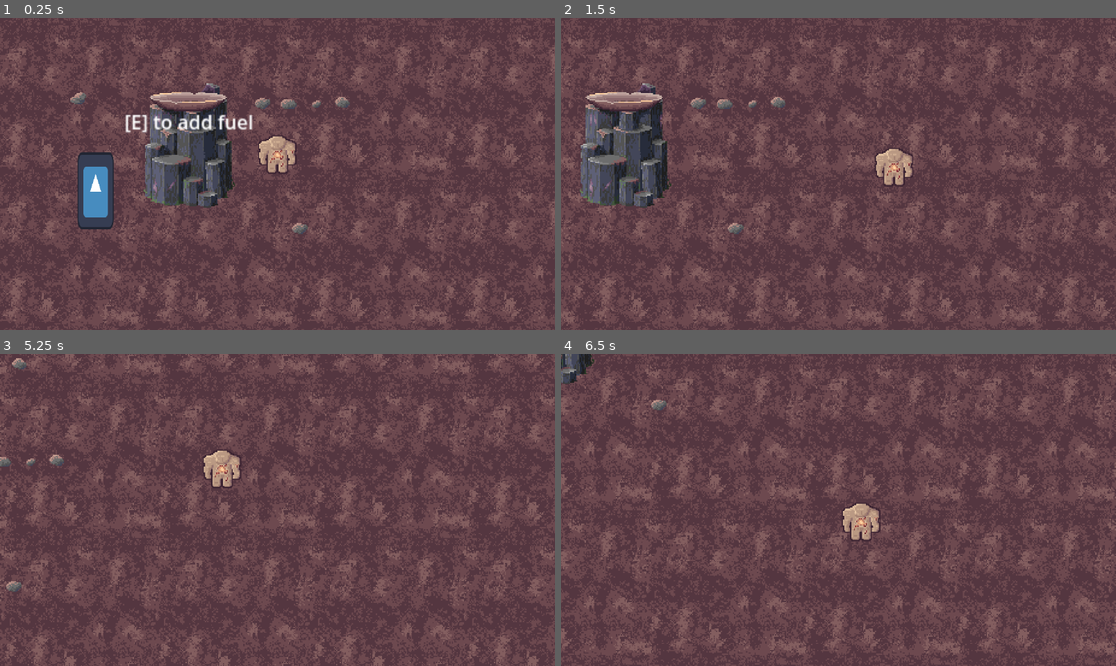
Above: before the commit, frames 1-4 (two rows, left to right).
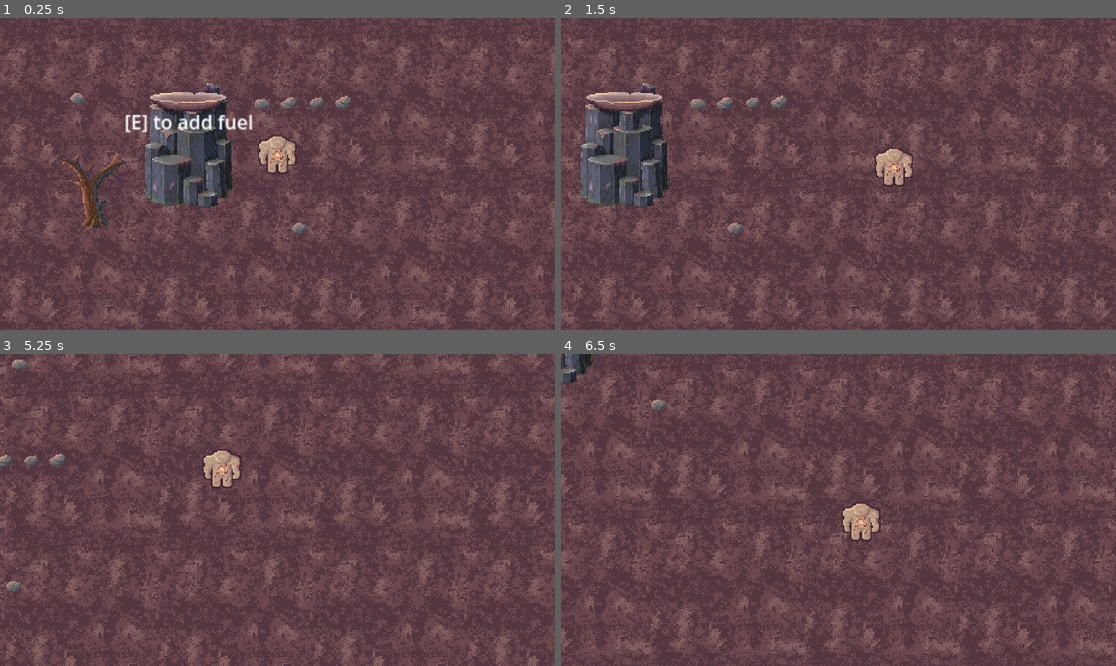
Above: after the commit, the same moments.

Repository: ShadowDragon5/eclipse
Game: Godot game, scene res://scenes/world.tscn
Same seed, same stepped clock (60 frames per second), same inputs: the game is played once before the commit and once after it. The engine's default icon, where the game draws it, is replaced by a stand-in: a white triangle on a blue panel in a dark square.
Inputs (mouse positions are in pixels of both pictures, inside the frame that each line leads up to):
- Up to frame 1 (0.25 s): no input
- Up to frame 2 (1.5 s): tap Enter at 0.5 s; move the mouse to (960, 158) at 0.52 s; hold Right (ui_right) 0.53-1.28 s; hold E (interact) 0.53-1.28 s; click (960, 158) at 0.67 s; move the mouse to (727, 189) at 1.27 s; hold Down (ui_down) from 1.28 s (still down); tap E (interact) at 1.35 s
- Up to frame 3 (5.25 s): move the mouse to (333, 441) at 2.02 s; release Down (ui_down) at 2.03 s; hold Right (ui_right) 2.03-2.78 s; hold E (interact) 2.03-2.78 s; move the mouse to (249, 572) at 2.77 s; hold Up (ui_up) 2.78-3.53 s; tap E (interact) at 2.85, 4.35 s; click (249, 572) at 2.92 s; move the mouse to (444, 556) at 3.52 s; hold E (interact) 3.53-4.28 s; hold Left (ui_left) 3.53-5.03 s; move the mouse to (111, 463) at 4.27 s; move the mouse to (305, 510) at 5.02 s; hold Down (ui_down) from 5.03 s (still down); hold E (interact) from 5.03 s (still down); click (305, 510) at 5.17 s
- Up to frame 4 (6.5 s): move the mouse to (755, 432) at 5.77 s; release Down (ui_down) at 5.78 s; release E (interact) at 5.78 s; hold Right (ui_right) from 5.78 s (still down); tap E (interact) at 5.85 s

The runs differ from the first frame. In frame 1, 1.8% of the frame differs, in the area x 11-64%, y 23-68%; in frame 2, 0.2%; in frame 3, 0.1%; in frame 4, nothing differs.

Commit message:
Add tree and stick sprites; update inventory rendering

Diff:
--- a/inventory/items/rock.tres
+++ b/inventory/items/rock.tres
@@ -1,9 +1,13 @@
-[gd_resource type="Resource" script_class="InvItem" load_steps=3 format=3 uid="uid://dawgtdh0hjqea"]
+[gd_resource type="Resource" script_class="InvItem" load_steps=4 format=3 uid="uid://dawgtdh0hjqea"]
 
 [ext_resource type="Script" path="res://inventory/inventory_item.gd" id="1_0trkx"]
 [ext_resource type="Texture2D" uid="uid://04udyqemrcsj" path="res://assets/sprites/pebbles.png" id="2_s0v8e"]
 
+[sub_resource type="AtlasTexture" id="AtlasTexture_787g3"]
+atlas = ExtResource("2_s0v8e")
+region = Rect2(0, 0, 16, 16)
+
 [resource]
 script = ExtResource("1_0trkx")
 name = "rock"
-texture = ExtResource("2_s0v8e")
+texture = SubResource("AtlasTexture_787g3")
--- a/inventory/items/wood.tres
+++ b/inventory/items/wood.tres
@@ -1,9 +1,9 @@
 [gd_resource type="Resource" script_class="InvItem" load_steps=3 format=3 uid="uid://4nx5kd7k2www"]
 
 [ext_resource type="Script" path="res://inventory/inventory_item.gd" id="1_l5ntl"]
-[ext_resource type="Texture2D" uid="uid://ckhfn3lthiwcg" path="res://icon.svg" id="2_f34ra"]
+[ext_resource type="Texture2D" uid="uid://caisxc734jhpf" path="res://assets/sprites/sticks.png" id="2_x3tyv"]
 
 [resource]
 script = ExtResource("1_l5ntl")
 name = "wood"
-texture = ExtResource("2_f34ra")
+texture = ExtResource("2_x3tyv")
--- a/scenes/objects/branch_collectable.tscn
+++ b/scenes/objects/branch_collectable.tscn
@@ -1,9 +1,9 @@
 [gd_scene load_steps=6 format=3 uid="uid://c4cbpf4pxnwar"]
 
-[ext_resource type="Texture2D" uid="uid://ckhfn3lthiwcg" path="res://icon.svg" id="1_3r2qj"]
 [ext_resource type="Script" path="res://scripts/branch_collectable.gd" id="1_3tdme"]
 [ext_resource type="PackedScene" uid="uid://dnm3rhrapnk6r" path="res://interactioin/interaction area/interaction_area.tscn" id="2_2p1vx"]
 [ext_resource type="Resource" uid="uid://4nx5kd7k2www" path="res://inventory/items/wood.tres" id="2_vvuak"]
+[ext_resource type="Texture2D" uid="uid://caisxc734jhpf" path="res://assets/sprites/sticks.png" id="3_f12bi"]
 
 [sub_resource type="CapsuleShape2D" id="CapsuleShape2D_yj6bf"]
 radius = 17.0
@@ -14,8 +14,26 @@
 item = ExtResource("2_vvuak")
 
 [node name="Sprite2D" type="Sprite2D" parent="."]
-scale = Vector2(0.25, 0.25)
-texture = ExtResource("1_3r2qj")
+texture_filter = 1
+position = Vector2(2.08165e-12, -4)
+texture = ExtResource("3_f12bi")
+offset = Vector2(2.08165e-12, -4)
+metadata/_aseprite_wizard_config_ = {
+"i_mode": 1,
+"keep_anim_length": false,
+"layer": "",
+"o_ex_p": "",
+"o_folder": "res://assets/sprites",
+"o_name": "",
+"only_visible": false,
+"player": "",
+"slice": "",
+"source": "res://assets/aseprite/sticks.aseprite"
+}
+metadata/_aseprite_wizard_interface_config_ = {
+"output_section": true
+}
+metadata/_aseprite_wizard_source_file_hash_ = "f0cc65b789e898642238dd6f81a505b8"
 
 [node name="InteractionArea" parent="." instance=ExtResource("2_2p1vx")]
 action_name = "pick up"
--- a/scenes/objects/dead_tree.tscn
+++ b/scenes/objects/dead_tree.tscn
@@ -2,11 +2,12 @@
 
 [ext_resource type="Script" path="res://scripts/dead_tree.gd" id="1_ayd7e"]
 [ext_resource type="Resource" uid="uid://4nx5kd7k2www" path="res://inventory/items/wood.tres" id="2_myt55"]
-[ext_resource type="Texture2D" uid="uid://ckhfn3lthiwcg" path="res://icon.svg" id="2_rwnbi"]
 [ext_resource type="PackedScene" uid="uid://dnm3rhrapnk6r" path="res://interactioin/interaction area/interaction_area.tscn" id="3_85smn"]
+[ext_resource type="Texture2D" uid="uid://q8g30e3c7bfg" path="res://assets/sprites/dead_tree.png" id="3_er5ew"]
 
-[sub_resource type="CircleShape2D" id="CircleShape2D_p3nmv"]
-radius = 14.0357
+[sub_resource type="CapsuleShape2D" id="CapsuleShape2D_8msq7"]
+radius = 4.0
+height = 22.0
 
 [sub_resource type="CircleShape2D" id="CircleShape2D_djadk"]
 radius = 30.0666
@@ -16,12 +17,31 @@
 item = ExtResource("2_myt55")
 
 [node name="Sprite2D" type="Sprite2D" parent="."]
-position = Vector2(0, -32)
-scale = Vector2(0.234375, 0.5)
-texture = ExtResource("2_rwnbi")
+texture_filter = 1
+position = Vector2(2.08165e-12, -4)
+texture = ExtResource("3_er5ew")
+offset = Vector2(2.08165e-12, -28)
+metadata/_aseprite_wizard_config_ = {
+"i_mode": 1,
+"keep_anim_length": false,
+"layer": "",
+"o_ex_p": "",
+"o_folder": "res://assets/sprites",
+"o_name": "",
+"only_visible": false,
+"player": "",
+"slice": "",
+"source": "res://assets/aseprite/dead_tree.aseprite"
+}
+metadata/_aseprite_wizard_interface_config_ = {
+"output_section": true
+}
+metadata/_aseprite_wizard_source_file_hash_ = "f065380bd1bdad2169279ed1a48df8c2"
 
 [node name="CollisionShape2D" type="CollisionShape2D" parent="."]
-shape = SubResource("CircleShape2D_p3nmv")
+position = Vector2(0, -4)
+rotation = -1.5708
+shape = SubResource("CapsuleShape2D_8msq7")
 
 [node name="branch_fall_timer" type="Timer" parent="."]
 wait_time = 5.0
@@ -31,6 +51,7 @@
 position = Vector2(0, -32)
 
 [node name="InteractionArea" parent="." instance=ExtResource("3_85smn")]
+position = Vector2(0, -4)
 action_name = "chop"
 
 [node name="CollisionShape2D" type="CollisionShape2D" parent="InteractionArea"]
--- a/scenes/objects/pebble_collectable.tscn
+++ b/scenes/objects/pebble_collectable.tscn
@@ -5,54 +5,79 @@
 [ext_resource type="Resource" uid="uid://dawgtdh0hjqea" path="res://inventory/items/rock.tres" id="2_qjvop"]
 [ext_resource type="PackedScene" uid="uid://dnm3rhrapnk6r" path="res://interactioin/interaction area/interaction_area.tscn" id="3_76uq1"]
 
-[sub_resource type="AtlasTexture" id="AtlasTexture_xi5mq"]
+[sub_resource type="AtlasTexture" id="AtlasTexture_787g3"]
 atlas = ExtResource("1_5pdhb")
 region = Rect2(0, 0, 16, 16)
 
-[sub_resource type="AtlasTexture" id="AtlasTexture_0vmxx"]
+[sub_resource type="AtlasTexture" id="AtlasTexture_ti0gv"]
 atlas = ExtResource("1_5pdhb")
 region = Rect2(16, 0, 16, 16)
 
-[sub_resource type="AtlasTexture" id="AtlasTexture_2wkvx"]
+[sub_resource type="AtlasTexture" id="AtlasTexture_xscvt"]
 atlas = ExtResource("1_5pdhb")
 region = Rect2(32, 0, 16, 16)
 
-[sub_resource type="AtlasTexture" id="AtlasTexture_1yt2h"]
+[sub_resource type="AtlasTexture" id="AtlasTexture_3hu42"]
 atlas = ExtResource("1_5pdhb")
-region = Rect2(48, 0, 16, 16)
+region = Rect2(0, 16, 16, 16)
 
-[sub_resource type="AtlasTexture" id="AtlasTexture_174c7"]
+[sub_resource type="AtlasTexture" id="AtlasTexture_6xmh7"]
 atlas = ExtResource("1_5pdhb")
-region = Rect2(64, 0, 16, 16)
+region = Rect2(16, 16, 16, 16)
 
-[sub_resource type="AtlasTexture" id="AtlasTexture_wxeo7"]
+[sub_resource type="AtlasTexture" id="AtlasTexture_qoigj"]
 atlas = ExtResource("1_5pdhb")
-region = Rect2(80, 0, 16, 16)
+region = Rect2(32, 16, 16, 16)
 
-[sub_resource type="SpriteFrames" id="SpriteFrames_x87jw"]
+[sub_resource type="SpriteFrames" id="SpriteFrames_h84v3"]
 animations = [{
 "frames": [{
 "duration": 1.0,
-"texture": SubResource("AtlasTexture_xi5mq")
-}, {
-"duration": 1.0,
-"texture": SubResource("AtlasTexture_0vmxx")
-}, {
-"duration": 1.0,
-"texture": SubResource("AtlasTexture_2wkvx")
-}, {
-"duration": 1.0,
-"texture": SubResource("AtlasTexture_1yt2h")
-}, {
-"duration": 1.0,
-"texture": SubResource("AtlasTexture_174c7")
-}, {
-"duration": 1.0,
-"texture": SubResource("AtlasTexture_wxeo7")
+"texture": SubResource("AtlasTexture_787g3")
 }],
 "loop": true,
-"name": &"pebble",
-"speed": 0.0
+"name": &"pebble0",
+"speed": 10.0
+}, {
+"frames": [{
+"duration": 1.0,
+"texture": SubResource("AtlasTexture_ti0gv")
+}],
+"loop": true,
+"name": &"pebble1",
+"speed": 10.0
+}, {
+"frames": [{
+"duration": 1.0,
+"texture": SubResource("AtlasTexture_xscvt")
+}],
+"loop": true,
+"name": &"pebble2",
+"speed": 10.0
+}, {
+"frames": [{
+"duration": 1.0,
+"texture": SubResource("AtlasTexture_3hu42")
+}],
+"loop": true,
+"name": &"pebble3",
+"speed": 10.0
+}, {
+"frames": [{
+"duration": 1.0,
+"texture": SubResource("AtlasTexture_6xmh7")
+}],
+"loop": true,
+"name": &"pebble4",
+"speed": 10.0
+}, {
+"frames": [{
+"duration": 1.0,
+"texture": SubResource("AtlasTexture_qoigj")
+}],
+"loop": true,
+"name": &"pebble5",
+"speed": 10.0
 }]
 
 [sub_resource type="CapsuleShape2D" id="CapsuleShape2D_2c3l6"]
@@ -65,8 +90,24 @@
 item = ExtResource("2_qjvop")
 
 [node name="AnimatedSprite2D" type="AnimatedSprite2D" parent="."]
-sprite_frames = SubResource("SpriteFrames_x87jw")
-animation = &"pebble"
+texture_filter = 1
+sprite_frames = SubResource("SpriteFrames_h84v3")
+animation = &"pebble0"
+metadata/_aseprite_wizard_config_ = {
+"layer": "",
+"o_ex_p": "",
+"o_folder": "res://assets/sprites",
+"o_name": "",
+"only_visible": false,
+"slice": "",
+"source": "res://assets/aseprite/pebbles.aseprite"
+}
+metadata/_aseprite_wizard_interface_config_ = {
+"layer_section": false,
+"output_section": true,
+"slice_section": false
+}
+metadata/_aseprite_wizard_source_file_hash_ = "cd51a19b9124db469ec0d694322364d1"
 
 [node name="InteractionArea" parent="." instance=ExtResource("3_76uq1")]
 action_name = "pick up"
--- a/scripts/pebble_collectable.gd
+++ b/scripts/pebble_collectable.gd
@@ -7,7 +7,7 @@
 
 
 func _ready():
-	$AnimatedSprite2D.set_frame(randi_range(0,6))
+	$AnimatedSprite2D.animation = "pebble" + str(randi_range(0,5))
 	interaction_area.interact = Callable(self, "_collect")
 
 func _collect():
Binary file added: assets/aseprite/dead_tree.aseprite
Not shown, added: assets/aseprite/dead_tree.aseprite.import
Binary file changed: assets/aseprite/pebbles.aseprite
Binary file added: assets/aseprite/sticks.aseprite
Not shown, added: assets/aseprite/sticks.aseprite.import
Binary file added: assets/sprites/dead_tree.png
Not shown, added: assets/sprites/dead_tree.png.import
Binary file changed: assets/sprites/pebbles.png
Binary file added: assets/sprites/sticks.png
Not shown, added: assets/sprites/sticks.png.import
